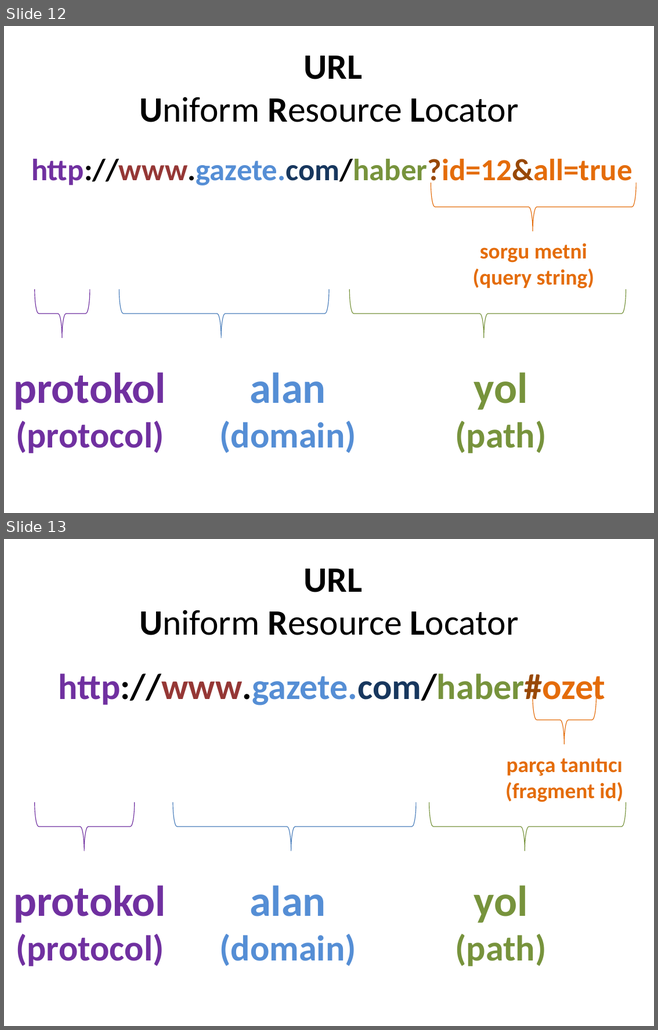
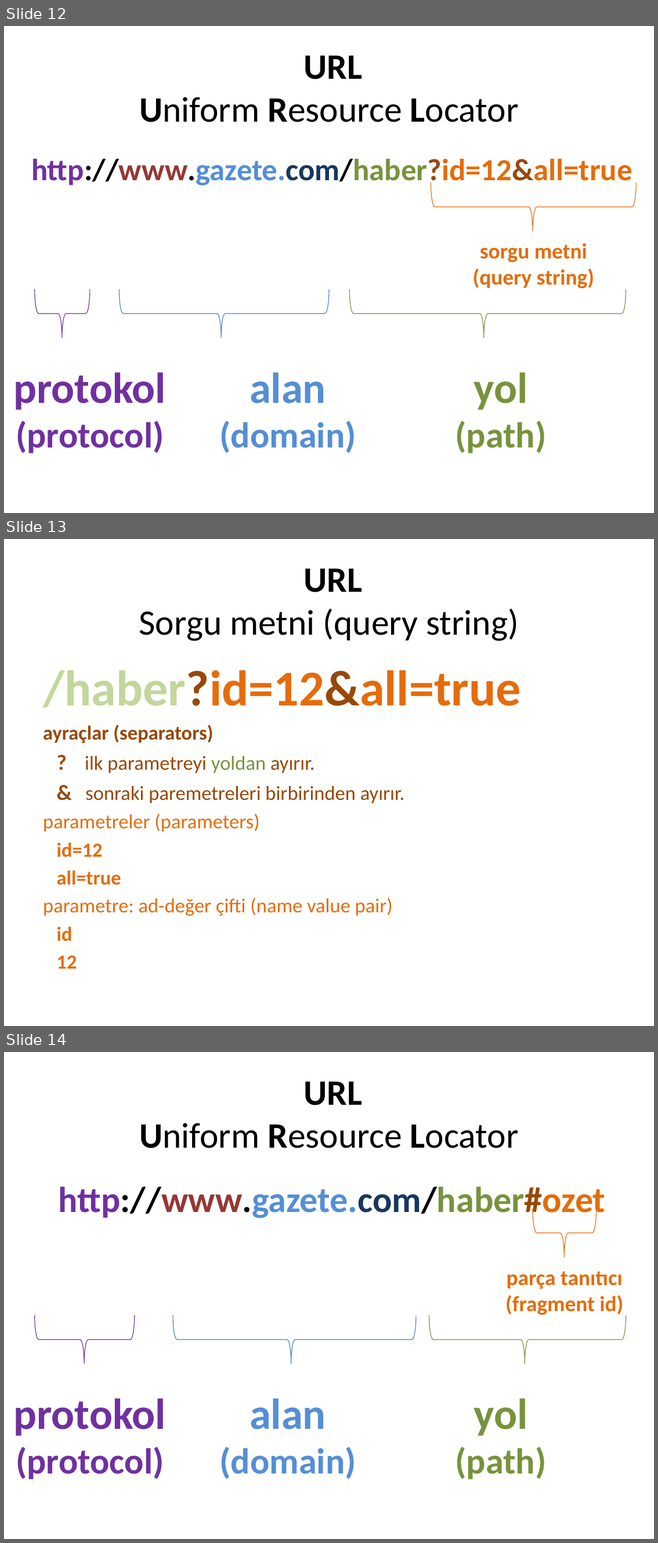
Before and after one commit to cemmerven/attrac, a slide deck: AttendanceTracker/Web Adresi.pptx. Shown one above the other, each under a label of ours: slides 12 and 13 before the commit, slides 12, 13 and 14 after it. The pictures are 658x1030 and 658x1543 pixels, drawn with LibreOffice and Linux fonts; fonts in the diff are those of the drawing. Boxes give left, top, right and bottom in pixels: in the first picture for what was removed or moved away, otherwise in the second. Text is boxed around its words. In the diff, an @@ line names an element or a change of style, - is before the commit and + after.

```diff
--- a/AttendanceTracker/Web Adresi.pptx
+++ b/AttendanceTracker/Web Adresi.pptx
@@ slide 13 added at (4,539,654,1026), background #FFFFFF @@
@@ title added at (139,569,518,641), 39.6 pt, text #000000 @@
+URL
+Sorgu metni (query string)
@@ text added at (43,670,521,969), 22.2 pt, text #E46C0A @@
+/haber?id=12&all=true
+ayraçlar (separators)
+? ilk parametreyi yoldan ayırır.
+& sonraki paremetreleri birbirinden ayırır.
+parametreler (parameters)
+id=12
+all=true
+parametre: ad-değer çifti (name value pair)
+id
+12
@@ what was slide 13 is now slide 14 @@
```
Also in this commit, not shown: 1 slide changed, 1 other slide added, 1 slide removed, 7 other files.
